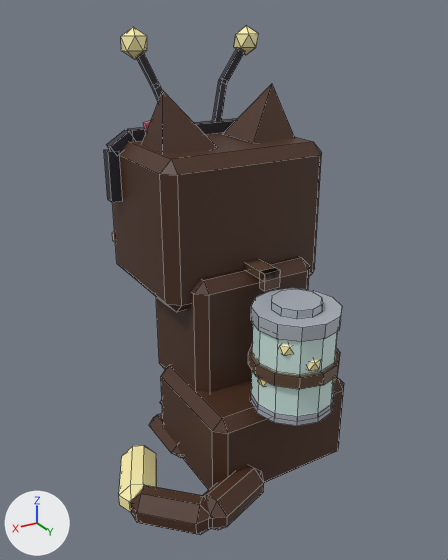
The FBX model assets/cat-cafe/exports/CatCafe_Cat_Firefly_Sit.fbx, before and after one commit.
Both versions are drawn from a 50 mm camera at (0.0154, 0.0243, 0.0216) aimed at (0.0013, 0.0008, 0.0099). Lighting does not change. The marker at lower left points along +X, +Y and +Z. The first picture is the older version. Mesh edges are drawn as thin lines. Where no turn or scale is listed for an object, it has been applied to the vertices.

Objects in the first picture: 'CatCafe_Cat_Firefly_Sit_Body', 'CatCafe_Cat_Firefly_Sit_EarL', 'CatCafe_Cat_Firefly_Sit_EarR', 'CatCafe_Cat_Firefly_Sit_Head', 'CatCafe_Cat_Firefly_Sit_Prop', 'CatCafe_Cat_Firefly_Sit_Prop2', 'CatCafe_Cat_Firefly_Sit_Prop_Glass', 'CatCafe_Cat_Firefly_Sit_Tail'.
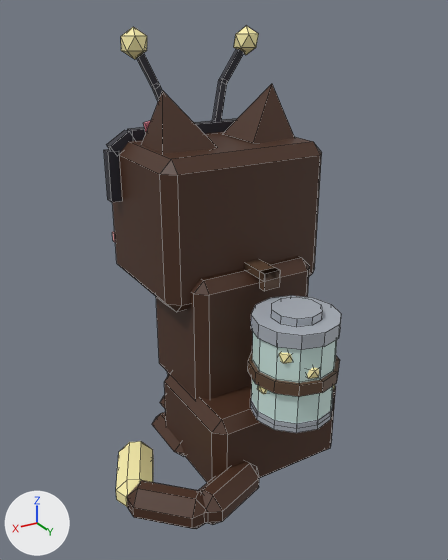
Pixel boxes (x1, y1, x2, y2) of what changed, in the pictures (448 x 560 px; the box of a moved part takes in the faces that stretch with it):
'CatCafe_Cat_Firefly_Sit_Body', reshaped: before (149, 256, 344, 490); after (152, 256, 336, 483)
'CatCafe_Cat_Firefly_Sit_Prop', reshaped: before (244, 259, 342, 426); after (244, 259, 341, 433)
'CatCafe_Cat_Firefly_Sit_Tail', moved: before (119, 445, 264, 534); after (116, 441, 259, 529)
part 1 of me_catcafe_cat_firefly_sit_prop, moved or reshaped: before (251, 288, 342, 342); after (251, 295, 341, 350)
part 2 of me_catcafe_cat_firefly_sit_prop, moved or reshaped: before (250, 390, 334, 426); after (250, 396, 333, 433)
part 3 of me_catcafe_cat_firefly_sit_prop, moved or reshaped: before (258, 378, 267, 387); after (258, 385, 267, 394)
part 4 of me_catcafe_cat_firefly_sit_prop, moved or reshaped: before (308, 360, 320, 371); after (307, 367, 320, 379)
part 5 of me_catcafe_cat_firefly_sit_prop, moved or reshaped: before (279, 345, 293, 356); after (279, 352, 292, 364)
part 6 of me_catcafe_cat_firefly_sit_prop, moved or reshaped: before (248, 343, 340, 389); after (248, 352, 340, 397)
part 7 of me_catcafe_cat_firefly_sit_prop, moved or reshaped: before (272, 289, 323, 318); after (271, 311, 322, 326)
part 8 of me_catcafe_cat_firefly_sit_body, moved or reshaped: before (149, 413, 181, 458); after (152, 412, 185, 457)
part 9 of me_catcafe_cat_firefly_sit_body, moved or reshaped: before (161, 365, 344, 490); after (164, 374, 336, 483)

Diff of the bpy script that builds the scene:
```diff
--- a/assets/cat-cafe/exports/CatCafe_Cat_Firefly_Sit.fbx.py
+++ b/assets/cat-cafe/exports/CatCafe_Cat_Firefly_Sit.fbx.py
@@ me_catcafe_cat_firefly_sit_prop @@
-me_catcafe_cat_firefly_sit_prop.from_pydata(...)  # 202 vertices, 220 faces; spans x -0.00209..0.00209, y 0.00076..0.00693, z 0.00494..0.01078
+me_catcafe_cat_firefly_sit_prop.from_pydata(...)  # 202 vertices, 220 faces; spans x -0.00209..0.00209, y 0.00076..0.00693, z 0.00456..0.01078
+# me_catcafe_cat_firefly_sit_prop part 1: the loose piece of 24 vertices spanning x -0.00199..0.002, y 0.00285..0.00684, z 0.00917..0.00983 is moved by (0.0, 0.0, -0.00038)
+# me_catcafe_cat_firefly_sit_prop part 2: the loose piece of 24 vertices spanning x -0.00195..0.00195, y 0.0029..0.00679, z 0.00494..0.00542 is moved by (0.0, 0.0, -0.00038)
+# me_catcafe_cat_firefly_sit_prop part 3: the loose piece of 12 vertices spanning x 0.00123..0.00199, y 0.00462..0.00535, z 0.00632..0.00717 is moved by (0.0, 0.0, -0.00038)
+# me_catcafe_cat_firefly_sit_prop part 4: the loose piece of 12 vertices spanning x -0.0001..0.00066, y 0.00607..0.0068, z 0.00746..0.00831 is moved by (0.0, 0.0, -0.00038)
+# me_catcafe_cat_firefly_sit_prop part 5: the loose piece of 12 vertices spanning x 0.00085..0.00162, y 0.00552..0.00625, z 0.00822..0.00907 is moved by (0.0, 0.0, -0.00038)
+# me_catcafe_cat_firefly_sit_prop part 6: the loose piece of 48 vertices spanning x -0.00209..0.00209, y 0.00275..0.00693, z 0.00693..0.00751 is moved by (0.0, 0.0, -0.00038)
+# me_catcafe_cat_firefly_sit_prop part 7: 10 vertices removed from x -0.00108..0.00108, y 0.0037..0.00598, z 0.01016..0.01017; 10 vertices added at x -0.00108..0.00108, y 0.0037..0.00598, z 0.00941
+# other edits to the shape of me_catcafe_cat_firefly_sit_prop do not show in these pictures
 me_catcafe_cat_firefly_sit_prop.materials.append(mat_catcafe_palette)
@@ me_catcafe_cat_firefly_sit_body @@
-me_catcafe_cat_firefly_sit_body.from_pydata(...)  # 88 vertices, 94 faces; spans x -0.00427..0.00428, y -0.00356..0.00465, z 0.0..0.01045
+me_catcafe_cat_firefly_sit_body.from_pydata(...)  # 88 vertices, 94 faces; spans x -0.00409..0.00409, y -0.00356..0.00427, z 0.0..0.01045
+# me_catcafe_cat_firefly_sit_body part 8: the loose piece of 16 vertices spanning x 0.002..0.00428, y -0.00285..0.00095, z 0.00009..0.00114 is moved by (-0.00019, 0.0, 0.0)
+# me_catcafe_cat_firefly_sit_body part 9: 24 of 88 vertices moved; they spanned x -0.00389..0.0039, y -0.00181..0.00465, z 0.0..0.00475 and now span x -0.0037..0.00371, y -0.00181..0.00427, z 0.0..0.00437; mean shift (0.0, -0.00019, -0.00019); largest move (-0.00337, 0.00413, 0.00475) -> (-0.00318, 0.00375, 0.00437)
+# other edits to the shape of me_catcafe_cat_firefly_sit_body do not show in these pictures
 me_catcafe_cat_firefly_sit_body.materials.append(mat_catcafe_palette)
@@ ob_catcafe_cat_firefly_sit_tail @@
 ob_catcafe_cat_firefly_sit_tail = bpy.data.objects.new('CatCafe_Cat_Firefly_Sit_Tail', me_catcafe_cat_firefly_sit_tail)
-ob_catcafe_cat_firefly_sit_tail.location = (0.0019, 0.00451, 0.00105)
+ob_catcafe_cat_firefly_sit_tail.location = (0.0019, 0.00413, 0.00105)
```
